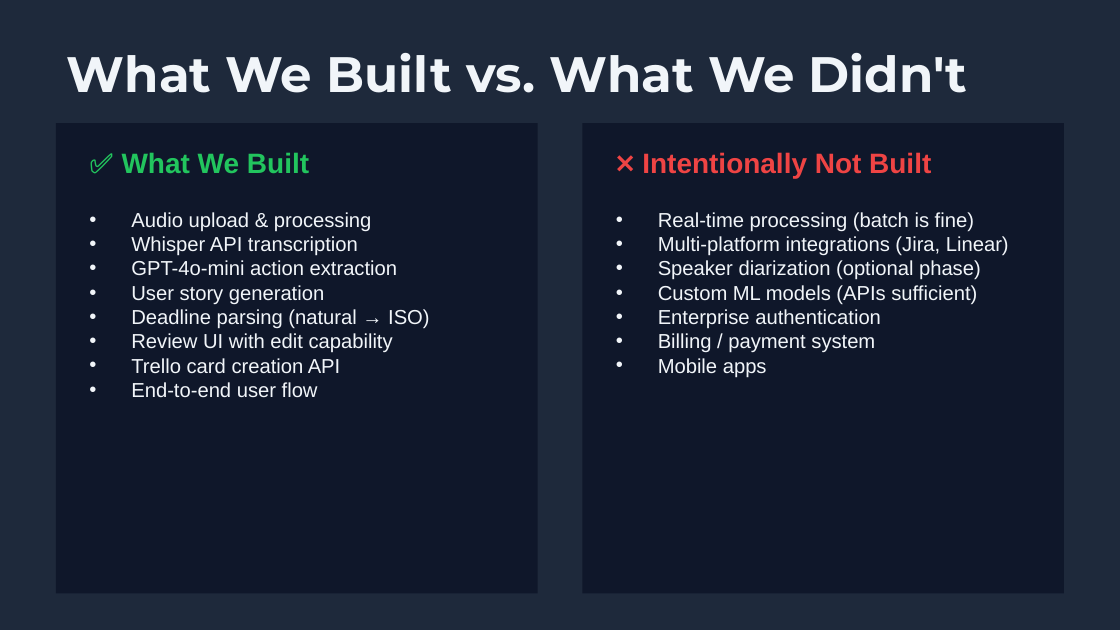
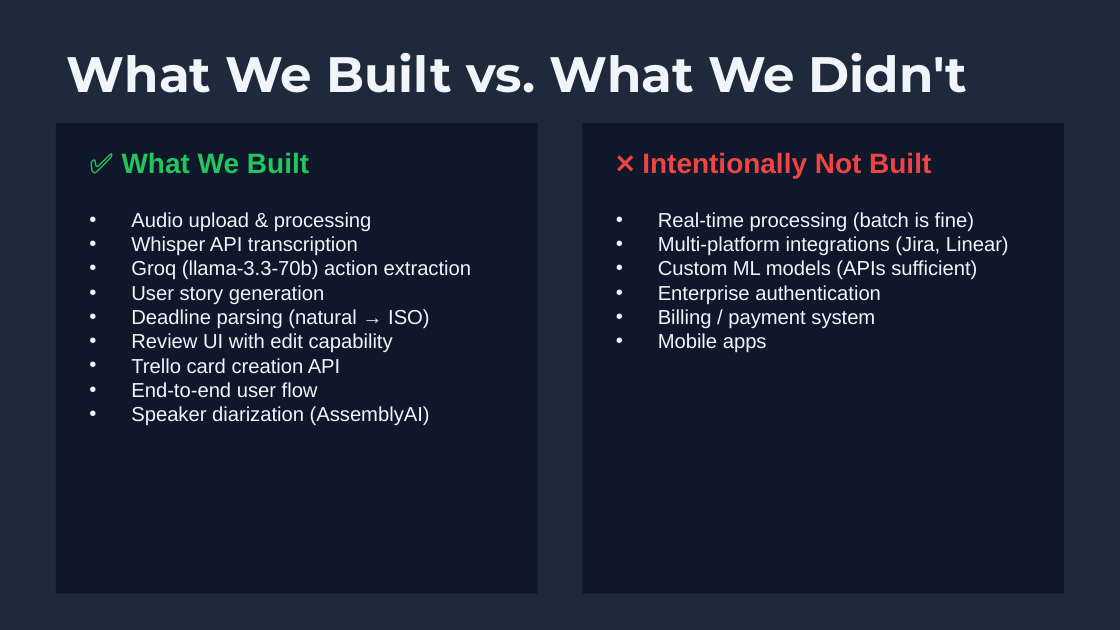
Before and after one commit to Hussnainulabidin/SyncBoard, a slide deck: slide 2 of docs/SyncBoard_MVP_Technical_Summary.pptx. Drawn at 1120x630 pixels with LibreOffice and Linux fonts; fonts in the diff are those of the drawing. Boxes give left, top, right and bottom in pixels: in the first picture for what was removed or moved away, otherwise in the second. Text is boxed around its words. In the diff, an @@ line names an element or a change of style, - is before the commit and + after.

```diff
--- a/docs/SyncBoard_MVP_Technical_Summary.pptx
+++ b/docs/SyncBoard_MVP_Technical_Summary.pptx
@@ text at (x1=131, y1=260, x2=471, y2=280): text changed @@
-• GPT-4o-mini action extraction
+• Groq (llama-3.3-70b) action extraction
@@ text at (x1=658, y1=260, x2=981, y2=280): paragraph removed @@
-• Speaker diarization (optional phase)
@@ text at (x1=131, y1=406, x2=430, y2=426): paragraph added @@
+• Speaker diarization (AssemblyAI)
```
Also in this commit, not shown: 4 other slides changed, 3 other files.
